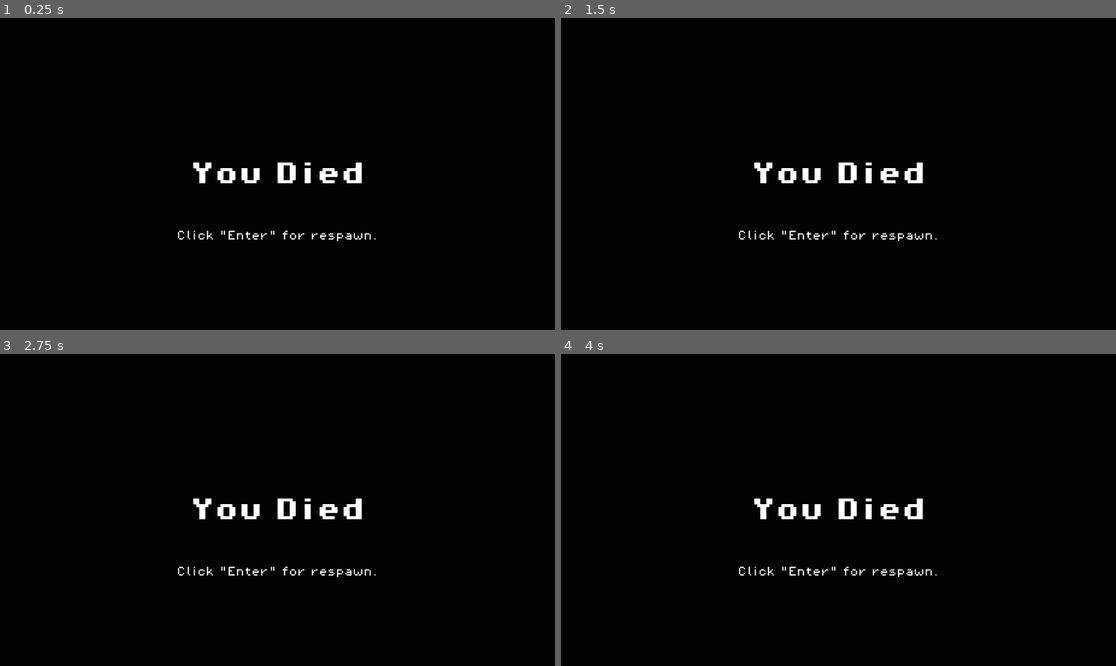
Above: before the commit, frames 1-4 (two rows, left to right).
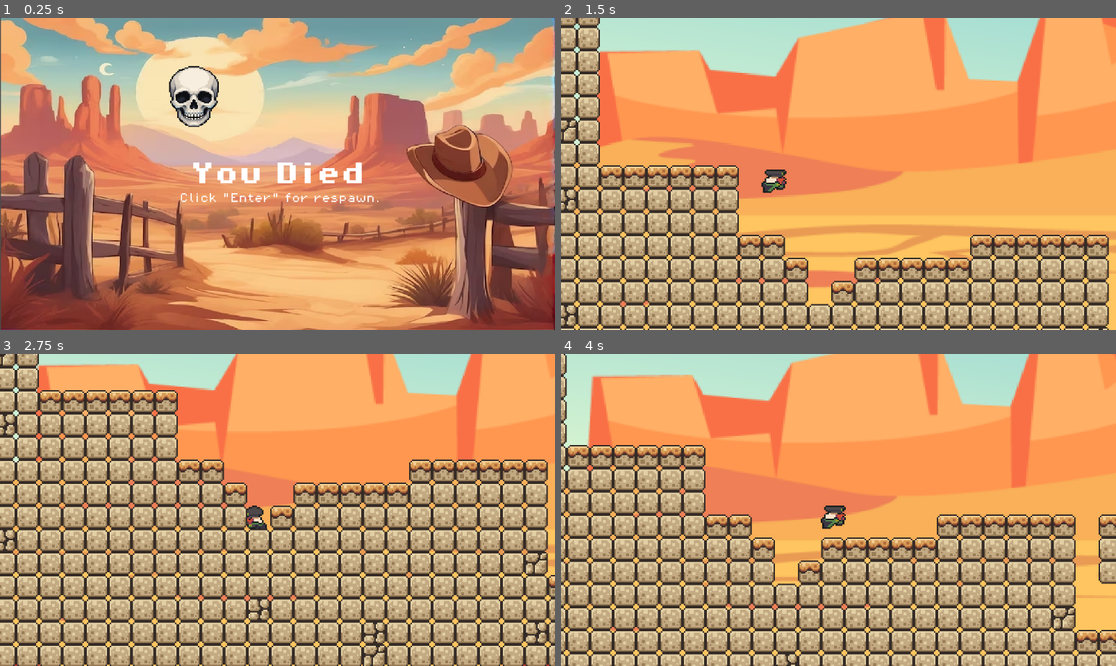
Above: after the commit, the same moments.

Repository: patches78/GameJam
Game: Godot game, scene res://scenes/died.tscn
Same seed, same stepped clock (60 frames per second), same inputs: the game is played once before the commit and once after it. This scene is started directly instead of the project's main scene.
Inputs:
- Up to frame 1 (0.25 s): no input
- Up to frame 2 (1.5 s): tap Enter at 0.5, 1.25 s; hold Right (ui_right) from 0.53 s (still down); tap Keypad Enter (Enter, bound only after the commit) at 0.6, 1.35 s; tap Space (jump) at 0.77 s
- Up to frame 3 (2.75 s): tap Space (jump) at 1.52 s; tap Enter at 2 s; release Right (ui_right) at 2.03 s; hold Left (ui_left) from 2.03 s (still down); tap Keypad Enter (Enter, bound only after the commit) at 2.1 s
- Up to frame 4 (4 s): tap Enter at 2.75, 3.5 s; release Left (ui_left) at 2.78 s; hold Right (ui_right) from 2.78 s (still down); tap Keypad Enter (Enter, bound only after the commit) at 2.85, 3.6 s; tap Space (jump) at 3.02, 3.77 s

The runs differ from the first frame. In frame 1, 99% of the frame differs, in the area x 0-100%, y 0-100%; in frame 2, 100%; in frame 3, 100%; in frame 4, 100%.

Commit message:
scenes and sounds

Diff:
--- a/desertlayer/global_manager.gd
+++ b/desertlayer/global_manager.gd
@@ -3,3 +3,4 @@
 
 var death_timeout = 0.25
 var win_timeout = 0.5
+var current_level_path = "" #stores the level the player is currently playing
--- a/desertlayer/project.godot
+++ b/desertlayer/project.godot
@@ -42,9 +42,10 @@
 , Object(InputEventKey,"resource_local_to_scene":false,"resource_name":"","device":0,"window_id":0,"alt_pressed":false,"shift_pressed":false,"ctrl_pressed":false,"meta_pressed":false,"pressed":false,"keycode":0,"physical_keycode":68,"key_label":0,"unicode":0,"location":0,"echo":false,"script":null)
 ]
 }
-enter={
+Enter={
 "deadzone": 0.5,
 "events": [Object(InputEventKey,"resource_local_to_scene":false,"resource_name":"","device":-1,"window_id":0,"alt_press …(195 unchanged characters)…
+, Object(InputEventKey,"resource_local_to_scene":false,"resource_name":"","device":-1,"window_id":0,"alt_pressed":false,"shift_pressed":false,"ctrl_pressed":false,"meta_pressed":false,"pressed":false,"keycode":0,"physical_keycode":4194309,"key_label":0,"unicode":0,"location":0,"echo":false,"script":null)
 ]
 }
 
--- a/desertlayer/scenes/died.tscn
+++ b/desertlayer/scenes/died.tscn
@@ -1,24 +1,28 @@
-[gd_scene load_steps=4 format=3 uid="uid://cnluki542ne4d"]
+[gd_scene format=3 uid="uid://cnluki542ne4d"]
 
-[ext_resource type="Script" path="res://scripts/died.gd" id="1_cf0ua"]
+[ext_resource type="Script" uid="uid://bhd5gkwlfh8eb" path="res://scripts/died.gd" id="1_cf0ua"]
 [ext_resource type="FontFile" uid="uid://dqc7latk2up7d" path="res://assets/brackeys/fonts/PixelOperator8-Bold.ttf" id="2_4qg2q"]
+[ext_resource type="Texture2D" uid="uid://bovtvntnv1pl3" path="res://assets/background/you-died.jpg" id="2_mubft"]
+[ext_resource type="Texture2D" uid="uid://b0cmaid4noswq" path="res://assets/background/Skull_new.png" id="3_mr4x7"]
 [ext_resource type="FontFile" uid="uid://bpqecwh8kr7yx" path="res://assets/brackeys/fonts/PixelOperator8.ttf" id="3_ssa0x"]
+[ext_resource type="AudioStream" uid="uid://b6uidaqfhoxib" path="res://assets/brackeys/music/Died_Sound.ogg" id="6_p88vf"]
 
-[node name="Died" type="Node2D"]
+[node name="Died" type="Node2D" unique_id=1564110728]
 script = ExtResource("1_cf0ua")
 
-[node name="CanvasLayer" type="CanvasLayer" parent="."]
+[node name="CanvasLayer" type="CanvasLayer" parent="." unique_id=316098760]
 
-[node name="Blackscreen" type="ColorRect" parent="CanvasLayer"]
-anchors_preset = 15
-anchor_right = 1.0
-anchor_bottom = 1.0
-grow_horizontal = 2
-grow_vertical = 2
-size_flags_horizontal = 4
-color = Color(0.0142752, 0.0142752, 0.0142752, 1)
+[node name="Sprite2D" type="Sprite2D" parent="CanvasLayer" unique_id=915617820]
+position = Vector2(576.99994, 324.5)
+scale = Vector2(1.5540539, 1.3448275)
+texture = ExtResource("2_mubft")
 
-[node name="YouDied" type="Label" parent="CanvasLayer"]
+[node name="Skull" type="Sprite2D" parent="CanvasLayer/Sprite2D" unique_id=1667605268]
+position = Vector2(-111.965195, -120.08976)
+scale = Vector2(0.08774727, 0.090132)
+texture = ExtResource("3_mr4x7")
+
+[node name="YouDied" type="Label" parent="CanvasLayer" unique_id=1420110322]
 anchors_preset = 8
 anchor_left = 0.5
 anchor_top = 0.5
@@ -34,18 +38,22 @@
 theme_override_font_sizes/font_size = 50
 text = "You Died"
 
-[node name="RespawnHint" type="Label" parent="CanvasLayer"]
+[node name="RespawnHint" type="Label" parent="CanvasLayer" unique_id=1966507741]
 anchors_preset = 7
 anchor_left = 0.5
 anchor_top = 1.0
 anchor_right = 0.5
 anchor_bottom = 1.0
-offset_left = -209.0
-offset_top = -206.0
-offset_right = 209.0
-offset_bottom = -183.0
+offset_left = -203.0
+offset_top = -284.0
+offset_right = 215.0
+offset_bottom = -261.0
 grow_horizontal = 2
 grow_vertical = 0
 theme_override_fonts/font = ExtResource("3_ssa0x")
 theme_override_font_sizes/font_size = 20
 text = "Click \"Enter\" for respawn."
+
+[node name="Died_Sound" type="AudioStreamPlayer2D" parent="." unique_id=84254731]
+stream = ExtResource("6_p88vf")
+autoplay = true
--- a/desertlayer/scenes/level1.tscn
+++ b/desertlayer/scenes/level1.tscn
@@ -1,9 +1,10 @@
 [gd_scene format=4 uid="uid://b824bfltnrj2q"]
 
-[ext_resource type="Script" path="res://scripts/camera_player.gd" id="1_h0nx4"]
+[ext_resource type="Script" uid="uid://cp28q22eydf44" path="res://scripts/camera_player.gd" id="1_h0nx4"]
 [ext_resource type="Texture2D" uid="uid://b0motk7h0rgt0" path="res://assets/brackeys/sprites/world_tileset.png" id="2_rekfg"]
 [ext_resource type="PackedScene" uid="uid://bot0jglnu414v" path="res://scenes/killzone.tscn" id="3_ic38a"]
-[ext_resource type="Script" path="res://scripts/killzone.gd" id="4_m1t5a"]
+[ext_resource type="AudioStream" uid="uid://b6uidaqfhoxib" path="res://assets/brackeys/music/Died_Sound.ogg" id="4_bbk5w"]
+[ext_resource type="Script" uid="uid://cnu3ikavblwi" path="res://scripts/killzone.gd" id="4_m1t5a"]
 [ext_resource type="PackedScene" uid="uid://c2dimlmr5v7db" path="res://scenes/player.tscn" id="5_412rr"]
 [ext_resource type="Texture2D" uid="uid://be4f1ga7616n4" path="res://assets/background/background.webp" id="6_bnxxu"]
 [ext_resource type="Texture2D" uid="uid://b0cmaid4noswq" path="res://assets/background/Skull_new.png" id="7_7g1mn"]
@@ -263,42 +264,45 @@
 terrain_set_0/terrain_4/color = Color(0.211597, 0.391296, 0.874778, 1)
 sources/0 = SubResource("TileSetAtlasSource_37l40")
 
-[node name="level1" type="Node2D"]
-
-[node name="CameraPlayer" type="Camera2D" parent="."]
+[node name="level1" type="Node2D" unique_id=1842746983]
+
+[node name="CameraPlayer" type="Camera2D" parent="." unique_id=2089780572]
 position = Vector2(-551, -280)
 zoom = Vector2(3, 3)
 script = ExtResource("1_h0nx4")
 
-[node name="Killzone" parent="." instance=ExtResource("3_ic38a")]
+[node name="Killzone" parent="." unique_id=766671243 instance=ExtResource("3_ic38a")]
 position = Vector2(111, 288)
 collision_mask = 6
 script = ExtResource("4_m1t5a")
 
-[node name="Player" parent="." instance=ExtResource("5_412rr")]
+[node name="Died_Sound" type="AudioStreamPlayer2D" parent="Killzone" unique_id=1785190879]
+stream = ExtResource("4_bbk5w")
+
+[node name="Player" parent="." unique_id=706202036 instance=ExtResource("5_412rr")]
 position = Vector2(-544, -280)
 
-[node name="GameManager" type="Node" parent="."]
-
-[node name="Forground" type="TileMapLayer" parent="."]
+[node name="GameManager" type="Node" parent="." unique_id=908579214]
+
+[node name="Forground" type="TileMapLayer" parent="." unique_id=231366570]
 position = Vector2(-77, -140)
 tile_map_data = PackedByteArray("AADt/xUAAAAEAAEAAADt/xQAAAAEAAEAAADt/xMAAAAEAAEAAADt/xIAAAAEAAEAAADt/xEAAAAEAAEAAADt/x …(32864 unchanged characters)…
 tile_set = SubResource("TileSet_pfbhp")
 
-[node name="ParallaxBackground" type="ParallaxBackground" parent="."]
+[node name="ParallaxBackground" type="ParallaxBackground" parent="." unique_id=58797830]
 offset = Vector2(0, -400)
 transform = Transform2D(1, 0, 0, 1, 0, -400)
 follow_viewport_scale = 0.1
 
-[node name="ParallaxLayer" type="ParallaxLayer" parent="ParallaxBackground"]
+[node name="ParallaxLayer" type="ParallaxLayer" parent="ParallaxBackground" unique_id=332770018]
 motion_scale = Vector2(0.2, 0.2)
 
-[node name="Desert" type="Sprite2D" parent="ParallaxBackground/ParallaxLayer"]
+[node name="Desert" type="Sprite2D" parent="ParallaxBackground/ParallaxLayer" unique_id=1726897675]
 position = Vector2(78.55, 22.8)
 scale = Vector2(1.11486, 1.05904)
 texture = ExtResource("6_bnxxu")
 
-[node name="Skull" type="Sprite2D" parent="ParallaxBackground/ParallaxLayer"]
+[node name="Skull" type="Sprite2D" parent="ParallaxBackground/ParallaxLayer" unique_id=505341522]
 position = Vector2(-338, -236)
 scale = Vector2(0.136364, 0.121212)
 texture = ExtResource("7_7g1mn")
--- a/desertlayer/scenes/won.tscn
+++ b/desertlayer/scenes/won.tscn
@@ -1,51 +1,58 @@
-[gd_scene load_steps=4 format=3 uid="uid://bufecg8v3s3lm"]
+[gd_scene format=3 uid="uid://bufecg8v3s3lm"]
 
-[ext_resource type="Script" path="res://scripts/won.gd" id="1_it6lj"]
+[ext_resource type="Script" uid="uid://b8sutr415ghdj" path="res://scripts/won.gd" id="1_it6lj"]
+[ext_resource type="Texture2D" uid="uid://be4f1ga7616n4" path="res://assets/background/background.webp" id="2_kg3bq"]
 [ext_resource type="FontFile" uid="uid://dqc7latk2up7d" path="res://assets/brackeys/fonts/PixelOperator8-Bold.ttf" id="2_lhf1p"]
 [ext_resource type="FontFile" uid="uid://bpqecwh8kr7yx" path="res://assets/brackeys/fonts/PixelOperator8.ttf" id="3_2gpfc"]
+[ext_resource type="Texture2D" uid="uid://otfsqh2e1o88" path="res://assets/background/skull.png" id="3_u5o4t"]
+[ext_resource type="AudioStream" uid="uid://c8ouikybvigs0" path="res://assets/brackeys/music/won.ogg" id="6_u5o4t"]
 
-[node name="Won" type="Node2D"]
+[node name="Won" type="Node2D" unique_id=1598292399]
 script = ExtResource("1_it6lj")
 
-[node name="CanvasLayer" type="CanvasLayer" parent="."]
+[node name="CanvasLayer" type="CanvasLayer" parent="." unique_id=79950973]
 
-[node name="Bluescreen" type="ColorRect" parent="CanvasLayer"]
-anchors_preset = 15
-anchor_right = 1.0
-anchor_bottom = 1.0
-grow_horizontal = 2
-grow_vertical = 2
-size_flags_horizontal = 4
-color = Color(0.0156863, 0.741176, 0.768627, 1)
+[node name="Sprite2D" type="Sprite2D" parent="CanvasLayer" unique_id=1652843715]
+position = Vector2(623, 342.25)
+scale = Vector2(0.90922403, 0.89401823)
+texture = ExtResource("2_kg3bq")
 
-[node name="YouWon" type="Label" parent="CanvasLayer"]
+[node name="Skull" type="Sprite2D" parent="CanvasLayer/Sprite2D" unique_id=932181250]
+position = Vector2(-373.94528, -244.12256)
+scale = Vector2(0.5411127, 0.58072954)
+texture = ExtResource("3_u5o4t")
+
+[node name="YouWon" type="Label" parent="CanvasLayer" unique_id=1482566534]
 anchors_preset = 8
 anchor_left = 0.5
 anchor_top = 0.5
 anchor_right = 0.5
 anchor_bottom = 0.5
-offset_left = -181.5
-offset_top = -25.5
-offset_right = 181.5
-offset_bottom = 25.5
+offset_left = -170.0
+offset_top = -59.0
+offset_right = 193.0
+offset_bottom = -8.0
 grow_horizontal = 2
 grow_vertical = 2
 theme_override_fonts/font = ExtResource("2_lhf1p")
 theme_override_font_sizes/font_size = 50
 text = "You Won"
 
-[node name="QuitHint" type="Label" parent="CanvasLayer"]
+[node name="QuitHint" type="Label" parent="CanvasLayer" unique_id=1226776954]
 anchors_preset = 7
 anchor_left = 0.5
 anchor_top = 1.0
 anchor_right = 0.5
 anchor_bottom = 1.0
-offset_left = -209.0
-offset_top = -206.0
-offset_right = 209.0
-offset_bottom = -183.0
+offset_left = -204.0
+offset_top = -312.0
+offset_right = 214.0
+offset_bottom = -289.0
 grow_horizontal = 2
 grow_vertical = 0
 theme_override_fonts/font = ExtResource("3_2gpfc")
 theme_override_font_sizes/font_size = 20
 text = "Click \"Enter\" for quitting."
+
+[node name="AudioStreamPlayer2D" type="AudioStreamPlayer2D" parent="." unique_id=1983984520]
+stream = ExtResource("6_u5o4t")
--- a/desertlayer/scripts/died.gd
+++ b/desertlayer/scripts/died.gd
@@ -1,6 +1,12 @@
 extends Node2D
 
 func _input(_event):
+
 	if Input.is_action_just_pressed("Enter"):
 		print("Enter gedrückt!")
-		get_tree().change_scene_to_file("res://scenes/root.tscn")
+		# Check if we actually have a level
+		if GlobalManager.current_level_path != "":
+			get_tree().change_scene_to_file(GlobalManager.current_level_path)
+		else:
+			# Fallback
+			get_tree().change_scene_to_file("res://scenes/level1.tscn")
--- a/desertlayer/scripts/finish.gd
+++ b/desertlayer/scripts/finish.gd
@@ -2,7 +2,7 @@
 
 @onready var game_manager = $"../GameManager"
 @onready var w_sound = $"../Music/Win_Sound"
-@onready var d_sound = $"../Music/Died_Sound"
+@onready var d_sound = $"Died_Sound"
 
 func _on_body_entered(body) -> void:
 	if (body.name == "Player"):
@@ -12,5 +12,5 @@
 		else:
 			print("You loose.")
 			d_sound.play()
-		await get_tree().create_timer(GlobalGameManager.win_timeout).timeout
+		#await get_tree().create_timer(GlobalGameManager.win_timeout).timeout
 		get_tree().change_scene_to_file("res://scenes/won.tscn")
--- a/desertlayer/scripts/game_manager.gd
+++ b/desertlayer/scripts/game_manager.gd
@@ -1,35 +1 @@
 extends Node
-
-# https://forum.godotengine.org/t/i-cant-enable-loop-using-audiostreamplayer2d/1860/2
-
-var score = 0
-var max_coins = 0
-var item_collected = 0
-
-@onready var coin_count = $Coin_Count
-@onready var wise_words = $Wise_Words
-@onready var c_sound = $"../Music/Coin_Sound"
-@onready var a_c_sound = $"../Music/All_Coins_Sound"
-@onready var ability_sound = $"../Music/All_Coins_Sound" # todo: anpassen
-
-# fürs Zählen aller coins
-func register_coins():
-	max_coins += 1
-	GlobalGameManager.global_maxcoins = max_coins
-
-func collect_coin():
-	score += 1
-	GlobalGameManager.global_coins = score
-	c_sound.play()
-	coin_count.text = "You collected " + str(score) + " of " + str(max_coins) + " coins!"
-
-	if (score == max_coins):
-		a_c_sound.play()
-
-func awake_mushroom_master():
-	wise_words.text = "Jump up to this box\nand fly like a rabbit."
-
-func gain_ability():
-	if item_collected == 0:
-		item_collected = 1
-		ability_sound.play()
--- a/desertlayer/scripts/killzone.gd
+++ b/desertlayer/scripts/killzone.gd
@@ -1,10 +1,13 @@
 extends Area2D
 
-@onready var d_sound = $"../Music/Died_Sound"
+@onready var d_sound = $"Died_Sound"
 # cast erzeugt Typumwandlungsfehler -> deshalb manuell überprüfen
 func _on_body_entered(body) -> void:
+	# save the level
+	GlobalManager.current_level_path = get_tree().current_scene.scene_file_path
+
 	if (body.name == "Player"):
 		print("You died.")
-		#d_sound.play()
+		d_sound.play()
 		await get_tree().create_timer(GlobalManager.death_timeout).timeout
 		get_tree().change_scene_to_file("res://scenes/died.tscn")
--- a/desertlayer/scripts/won.gd
+++ b/desertlayer/scripts/won.gd
@@ -2,13 +2,8 @@
 
 @onready var label = $CanvasLayer/QuitHint
 
-# prüfen, ob Spieler alle Münzen gesammelt hat
-func _ready():
-	#Todo: wird noch nicht korrekt angezeigt, wenn mn gewinnt
-	if GlobalGameManager.global_coins == GlobalGameManager.global_maxcoins:
-		label.text = "and you collected all Coins!\n\n" + label.text
-	else:
-		label.text = "but you didn't collect all Coins.\n\n" + label.text
+#func _ready():
+
 
 func _input(_event):
 	if Input.is_action_just_pressed("Enter"):
Binary file added: desertlayer/assets/background/skull.png
Not shown, added: desertlayer/assets/background/skull.png.import
Binary file added: desertlayer/assets/background/you-died.jpg
Not shown, added: desertlayer/assets/background/you-died.jpg.import
Not shown, added: desertlayer/assets/brackeys/music/Died_Sound.ogg.import
Not shown, added: desertlayer/assets/brackeys/music/danger almost no water.ogg.import
Not shown, added: desertlayer/assets/brackeys/music/idle run.ogg.import
Not shown, added: desertlayer/assets/brackeys/music/won.ogg.import
Not shown, added: desertlayer/assets/brackeys/music/Died_Sound.ogg
Not shown, added: desertlayer/assets/brackeys/music/danger almost no water.ogg
Not shown, added: desertlayer/assets/brackeys/music/idle run.ogg
Not shown, added: desertlayer/assets/brackeys/music/won.ogg
